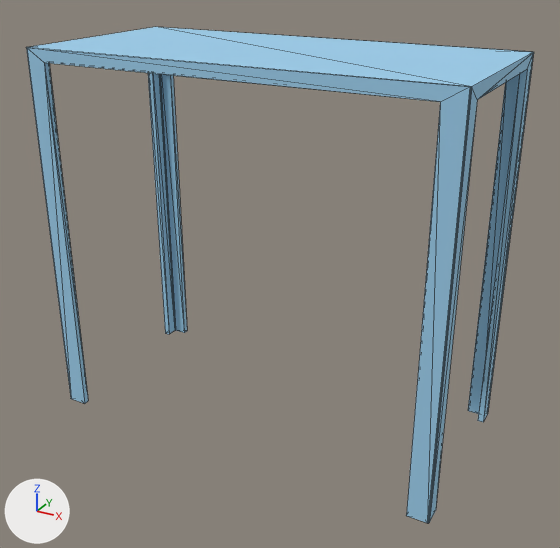
Before and after pictures for a commit that changed the COLLADA model manipulator_gazebo/model/table_challenger/mesh/table.dae.
Both versions are drawn from a camera (50 mm lens) standing at (1.44, -2.58, 0.44) and looking at (0.04, -0.03, -0.83). Arrows for +X, +Y and +Z are at lower left; the lights stay in place. Mesh edges are drawn as thin lines. Where no turn or scale is listed for an object, it has been applied to the vertices.

The first picture shows '5e75262505b174140be23318'.
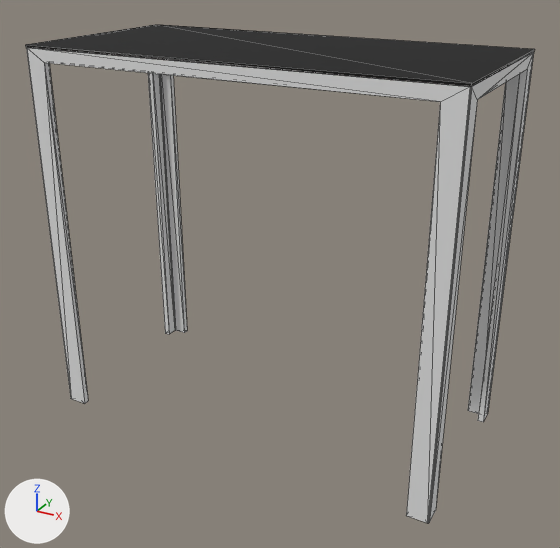
The change, as a list of edits to the scene's bpy script:
```text
Add mat_id11:
    mat_id11 = principled_material('ID11')
    mat_id11.base_color = (0.791, 0.791, 0.791)  # white #e6e6e6
    mat_id11.roughness = 0.9
Add mat_id20:
    mat_id20 = principled_material('ID20')
    mat_id20.base_color = (0.0, 0.0, 0.0)  # black #000000
    mat_id20.roughness = 0.9
Change me_5e75262505b174140be23318:
    where me_5e75262505b174140be23318.from_pydata(...)  # 148 vertices, 292 faces; spans x -0.85..0.85, y -0.4..0.4, z -1.5..0.05
    remove me_5e75262505b174140be23318.materials.append(mat_id10)  # blue #9dcfed
    add me_5e75262505b174140be23318.materials.append(mat_id11)  # white #e6e6e6
Add me_part_1_001:
    me_part_1_001.from_pydata([(-0.85, -0.4, 0.01), (0.85, -0.4, 0.0), (0.85, -0.4, 0.01), (-0.85, -0.4, 0.0), (0.85, 0.4, 0.01), (0.85, 0.4, 0.0), (-0.85, 0.4, 0.01), (-0.85, 0.4, 0.0)], [], [(0, 1, 2), (1, 0, 3), (1, 4, 2), (1, 5, 4), (5, 6, 4), (5, 7, 6), (6, 3, 0), (3, 6, 7), (6, 2, 4), (2, 6, 0), (1, 7, 5), (1, 3, 7)])
    me_part_1_001.materials.append(mat_id20)  # black #000000
Add ob_part_1_001:
    ob_part_1_001 = bpy.data.objects.new('Part 1.001', me_part_1_001)
    ob_part_1_001.location = (0.0, 0.0, 0.05)
```

Boxes (x1, y1, x2, y2) around the edits, measured in the pictures (560 x 548 px):
'5e75262505b174140be23318', recoloured (blue to white): (26, 27, 534, 523) in both
'Part 1.001', added (black): after (26, 25, 534, 87)
